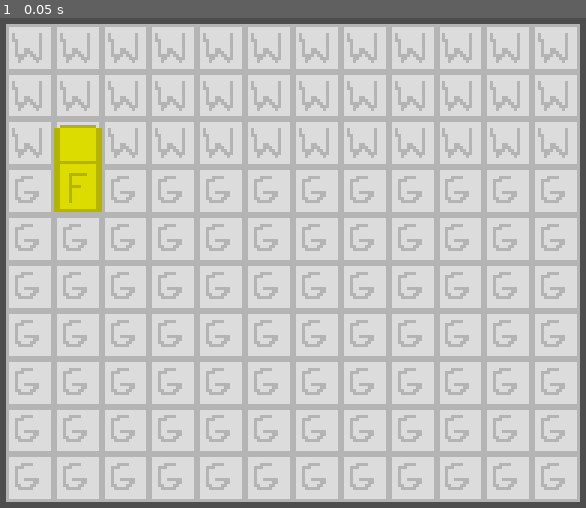
Above: before the commit, frame 1.
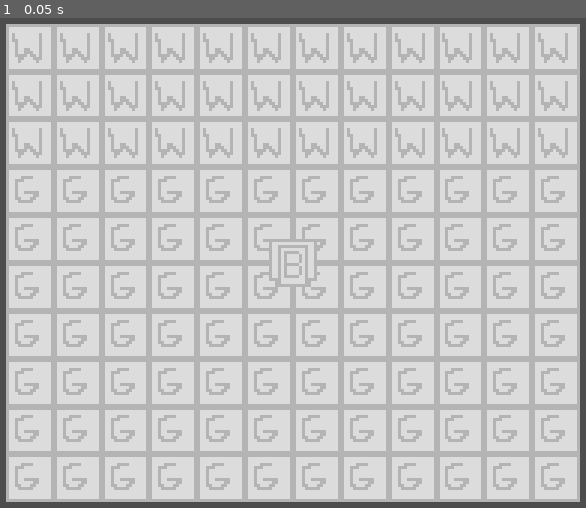
Above: after the commit, the same moment.

Repository: renzzzi/chef-fungus
Game: Godot game, scene res://Scenes/world.tscn
Two runs of this game, one before a commit and one after it. Both use one fixed random seed, a clock stepped at 60 frames per second and the inputs below.
Inputs:
- Up to frame 1 (0.05 s): no input

The runs differ from the first frame. In frame 1, 1.8% of the frame differs, in the area x 9-55%, y 21-55%.

Commit message:
Added the basic nodes for the stations Fridge, Counter Top, Stove, and Blender

Diff:
--- a/Scenes/Components/interact_component.tscn
+++ b/Scenes/Components/interact_component.tscn
@@ -1,3 +1,8 @@
 [gd_scene format=3 uid="uid://fpr7hhmsdiym"]
 
+[sub_resource type="CircleShape2D" id="CircleShape2D_tve5p"]
+
 [node name="InteractComponent" type="Area2D" unique_id=1900256740]
+
+[node name="CollisionShape2D" type="CollisionShape2D" parent="." unique_id=1746406532]
+shape = SubResource("CircleShape2D_tve5p")
--- a/Scenes/Stations/blender.tscn
+++ b/Scenes/Stations/blender.tscn
@@ -1,3 +1,20 @@
 [gd_scene format=3 uid="uid://oodero6pq2tj"]
 
+[ext_resource type="PackedScene" uid="uid://fpr7hhmsdiym" path="res://Scenes/Components/interact_component.tscn" id="1_ar7ff"]
+[ext_resource type="Texture2D" uid="uid://bujumhkqb78b" path="res://Sprites/blender.png" id="2_hwfre"]
+
+[sub_resource type="RectangleShape2D" id="RectangleShape2D_map72"]
+size = Vector2(10, 3)
+
 [node name="Blender" type="StaticBody2D" unique_id=666820841]
+
+[node name="Sprite2D" type="Sprite2D" parent="." unique_id=1868344220]
+texture = ExtResource("2_hwfre")
+
+[node name="InteractComponent" parent="." unique_id=1900256740 instance=ExtResource("1_ar7ff")]
+position = Vector2(0, 0.99999994)
+scale = Vector2(0.05, 0.05)
+
+[node name="CollisionShape2D" type="CollisionShape2D" parent="." unique_id=869094153]
+position = Vector2(0, -4.5)
+shape = SubResource("RectangleShape2D_map72")
--- a/Scenes/Stations/counter_top.tscn
+++ b/Scenes/Stations/counter_top.tscn
@@ -1,3 +1,19 @@
 [gd_scene format=3 uid="uid://cqt2awawhdmmw"]
 
+[ext_resource type="PackedScene" uid="uid://fpr7hhmsdiym" path="res://Scenes/Components/interact_component.tscn" id="1_8f5pg"]
+[ext_resource type="Texture2D" uid="uid://c54iqkg5mimh" path="res://Sprites/countertop.png" id="2_ckswr"]
+
+[sub_resource type="RectangleShape2D" id="RectangleShape2D_0xlii"]
+size = Vector2(16, 3)
+
 [node name="CounterTop" type="StaticBody2D" unique_id=1997985333]
+
+[node name="Sprite2D" type="Sprite2D" parent="." unique_id=1602039471]
+texture = ExtResource("2_ckswr")
+
+[node name="InteractComponent" parent="." unique_id=1900256740 instance=ExtResource("1_8f5pg")]
+scale = Vector2(0.05, 0.05)
+
+[node name="CollisionShape2D" type="CollisionShape2D" parent="." unique_id=820831261]
+position = Vector2(0, -6.5)
+shape = SubResource("RectangleShape2D_0xlii")
--- a/Scenes/Stations/fridge.tscn
+++ b/Scenes/Stations/fridge.tscn
@@ -1,26 +1,21 @@
 [gd_scene format=3 uid="uid://dimge58i6rota"]
 
-[ext_resource type="Texture2D" uid="uid://vaur51ad47bj" path="res://Sprites/fridge.png" id="1_4jc6q"]
+[ext_resource type="PackedScene" uid="uid://fpr7hhmsdiym" path="res://Scenes/Components/interact_component.tscn" id="1_u6um1"]
+[ext_resource type="Texture2D" uid="uid://vaur51ad47bj" path="res://Sprites/fridge.png" id="2_0xlii"]
 
 [sub_resource type="RectangleShape2D" id="RectangleShape2D_tve5p"]
-size = Vector2(14, 3)
-
-[sub_resource type="CircleShape2D" id="CircleShape2D_phxir"]
-radius = 1.0
+size = Vector2(16, 8)
 
 [node name="Fridge" type="StaticBody2D" unique_id=761705989]
 
-[node name="Sprite2D" type="Sprite2D" parent="." unique_id=1086190500]
+[node name="Sprite2D" type="Sprite2D" parent="." unique_id=1470067660]
 modulate = Color(1, 1, 0, 1)
-z_index = 10
+texture = ExtResource("2_0xlii")
+
+[node name="InteractComponent" parent="." unique_id=1900256740 instance=ExtResource("1_u6um1")]
+position = Vector2(0, 8)
+scale = Vector2(0.05, 0.05)
+
+[node name="CollisionShape2D" type="CollisionShape2D" parent="." unique_id=727507296]
 position = Vector2(0, -8)
-texture = ExtResource("1_4jc6q")
-
-[node name="CollisionShape2D" type="CollisionShape2D" parent="." unique_id=1171198508]
-position = Vector2(0, -12.5)
 shape = SubResource("RectangleShape2D_tve5p")
-
-[node name="Area2D" type="Area2D" parent="." unique_id=1361383058]
-
-[node name="CollisionShape2D" type="CollisionShape2D" parent="Area2D" unique_id=40531686]
-shape = SubResource("CircleShape2D_phxir")
--- a/Scenes/Stations/stove.tscn
+++ b/Scenes/Stations/stove.tscn
@@ -1,3 +1,20 @@
 [gd_scene format=3 uid="uid://cxblpcyjyk660"]
 
+[ext_resource type="PackedScene" uid="uid://fpr7hhmsdiym" path="res://Scenes/Components/interact_component.tscn" id="1_nuxey"]
+[ext_resource type="Texture2D" uid="uid://dbvu6vopm7utp" path="res://Sprites/stove.png" id="2_map72"]
+
+[sub_resource type="RectangleShape2D" id="RectangleShape2D_map72"]
+size = Vector2(10, 2)
+
 [node name="Stove" type="StaticBody2D" unique_id=330092845]
+
+[node name="Sprite2D" type="Sprite2D" parent="." unique_id=1190749888]
+texture = ExtResource("2_map72")
+
+[node name="InteractComponent" parent="." unique_id=1900256740 instance=ExtResource("1_nuxey")]
+position = Vector2(0, 0.99999994)
+scale = Vector2(0.05, 0.05)
+
+[node name="CollisionShape2D" type="CollisionShape2D" parent="." unique_id=1355848136]
+position = Vector2(0, -5)
+shape = SubResource("RectangleShape2D_map72")
--- a/Scenes/world.tscn
+++ b/Scenes/world.tscn
@@ -2,7 +2,9 @@
 
 [ext_resource type="Texture2D" uid="uid://dg0fws7623m5x" path="res://Sprites/ground_wall.png" id="1_a02cp"]
 [ext_resource type="PackedScene" uid="uid://dimge58i6rota" path="res://Scenes/Stations/fridge.tscn" id="2_go701"]
-[ext_resource type="PackedScene" uid="uid://fpr7hhmsdiym" path="res://Scenes/Components/interact_component.tscn" id="3_5a7ea"]
+[ext_resource type="PackedScene" uid="uid://cqt2awawhdmmw" path="res://Scenes/Stations/counter_top.tscn" id="3_5ukr8"]
+[ext_resource type="PackedScene" uid="uid://cxblpcyjyk660" path="res://Scenes/Stations/stove.tscn" id="4_o06y3"]
+[ext_resource type="PackedScene" uid="uid://oodero6pq2tj" path="res://Scenes/Stations/blender.tscn" id="5_k7acu"]
 
 [sub_resource type="TileSetAtlasSource" id="TileSetAtlasSource_go701"]
 texture = ExtResource("1_a02cp")
@@ -25,10 +27,8 @@
 [node name="Fridge" parent="." unique_id=761705989 instance=ExtResource("2_go701")]
 position = Vector2(-72, -25)
 
-[node name="CounterTop" type="StaticBody2D" parent="." unique_id=394017489]
+[node name="CounterTop" parent="." unique_id=1997985333 instance=ExtResource("3_5ukr8")]
 
-[node name="Stove" type="StaticBody2D" parent="." unique_id=1751149729]
+[node name="Stove" parent="." unique_id=330092845 instance=ExtResource("4_o06y3")]
 
-[node name="Blender" type="StaticBody2D" parent="." unique_id=1341031478]
-
-[node name="InteractComponent" parent="." unique_id=1900256740 instance=ExtResource("3_5a7ea")]
+[node name="Blender" parent="." unique_id=666820841 instance=ExtResource("5_k7acu")]
